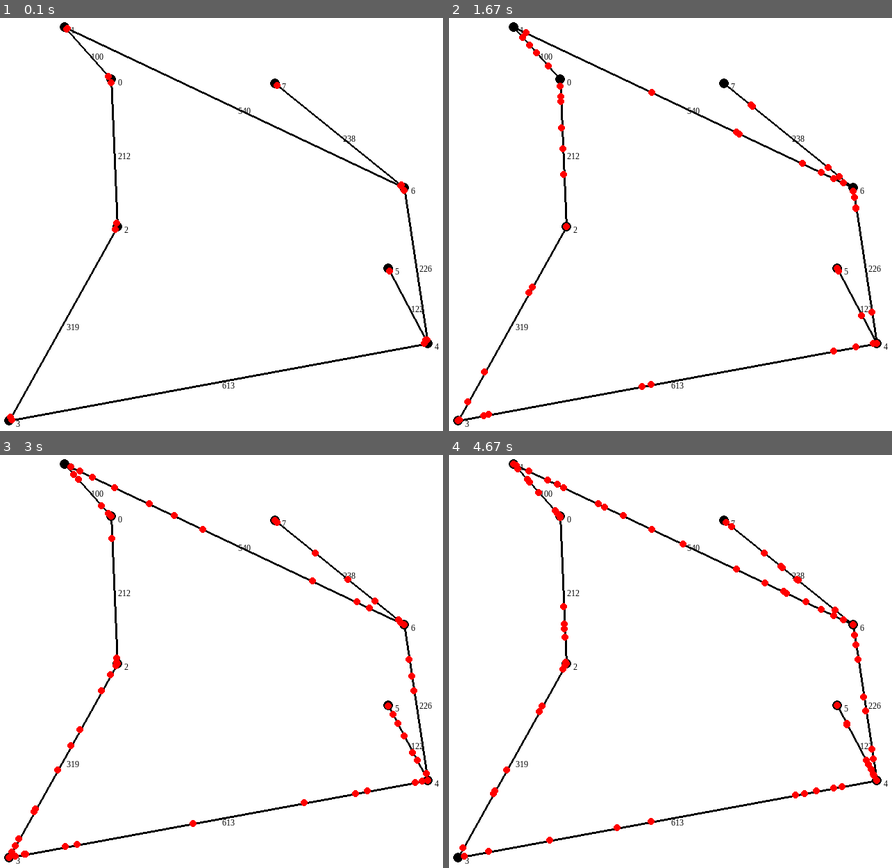
Above: before the commit, frames 1-4 (two rows, left to right).
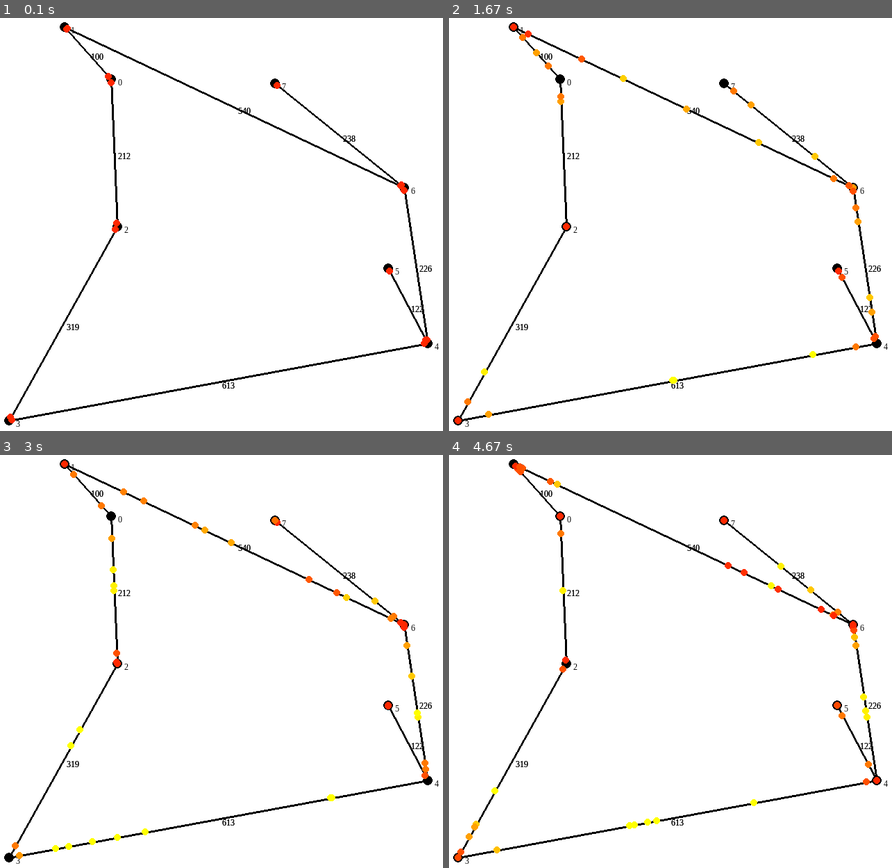
Above: after the commit, the same moments.

Repository: Ickaser/car-graph-viz
Game: pygame game, started from main_pygame.py
Same seed, same stepped clock (60 frames per second), same inputs: the game is played once before the commit and once after it.
Inputs:
- Up to frame 1 (0.1 s): no input
- Up to frame 2 (1.67 s): no input
- Up to frame 3 (3 s): no input
- Up to frame 4 (4.67 s): no input

The runs differ from the first frame. In frame 1, 0.4% of the frame differs, in the area x 1-98%, y 1-99%; in frame 2, 1.3%; in frame 3, 1.8%; in frame 4, 2.0%.

Commit message:
Add weights, improve main readability
Weights loosely implemented, but still in need of tuning. Large chunks of main program encapsulated in simple wrapper functions.

Diff:
--- a/cars.py
+++ b/cars.py
@@ -79,6 +79,9 @@
         # vars to update always: atNode, dist, xPos, yPos, coords
         # vars to update at node change: fromCoords, toCoords, length, direction
 
+        if s.graph.weighted:
+            graph.edges[(s.nodeFrom, s.nodeTo)]["population"][s.direction] += 1
+
 
     # equivalence operator (==)
     def __eq__(self, other):
@@ -127,7 +130,6 @@
             self.atNode = True
             self.coords = self.toCoords
             self.xPos, yPos = self.coords
-            self.nodeFrom = self.nodeTo
 
     # generates a new Position object, using a given new node
     def changeNodes(self, newNode):
@@ -137,7 +139,14 @@
         """
         if not self.atNode:
             raise ValueError("A car not at its destination node cannot change destination nodes")
+
+        # if using weighted graph behavior, update numbers of cars along street
+        if self.graph.weighted and self.nodeFrom != self.nodeTo:
+            self.graph.edges[(self.nodeFrom, self.nodeTo)]["population"][self.direction] -= 1
+        self.nodeFrom = self.nodeTo
+
         self.__init__(self.graph, self.nodeTo, newNode, eqTol=self.eqTol)
+
 
 
 
@@ -150,16 +159,17 @@
     """
     Simulates a car moving along the graph.
     graph argument: a fully built graph. Will be stored by reference in the car's data
-    randomBehavior:
+    randomBehavior: Defaults to True. If false, should have goal. Not yet implemented.
     startGiven: defaults to False. If false, randomly generates starting position
+    accel: sets an overall acceleration, which serves as base for car velocity
     position: defaults to 0, not used. If startGiven True, should be an instance of Position class.
     """
-    def __init__(self, graph, startGiven = False, randomBehavior = True, pos = 0):
+    def __init__(self, graph, startGiven = False, randomBehavior = True, accel = 5, pos = 0):
 
         self.graph = graph
         self.randomBehavior = randomBehavior
         self.pos = pos
-        self.accel = 5
+        self.accel = accel
 
         if not randomBehavior:
             # TODO
@@ -178,7 +188,7 @@
         # also get speed limit info from graph, store that; end the method here
         if self.pos.atNode:
             self.pos.changeNodes(np.random.choice(self.graph.nodes[self.pos.nodeTo]["connect"]))
-            self.speedLimit = self.graph.edges[(self.pos.nodeFrom, self.pos.nodeTo) if self.pos.direction else (self.pos.nodeTo, self.pos.nodeFrom)]["speed"]
+            self.speedLimit = self.graph.edges[(self.pos.nodeFrom, self.pos.nodeTo)]["speed"]
             return
 
         # along edge: update velocity, then move that far along edge
@@ -186,6 +196,10 @@
 
         # distance required to decelerate completely
         decelerate = self.accel * sum(range(int(self.velocity/self.accel+1)))
+
+        # if using weighted graph behavior, fetch weighted speed limit at each update
+        if self.graph.weighted:
+            self.speedLimit = self.graph.edges[(self.pos.nodeFrom, self.pos.nodeTo)]["weighted speed"][self.pos.direction]
 
         # if car has room to decelerate later, accelerate up to speed limit
         if self.pos.toNext > self.velocity + self.accel +  decelerate:
--- a/graphGen.py
+++ b/graphGen.py
@@ -4,8 +4,18 @@
 import numpy as np
 
 class Graph:
+    """
+    Implements a graph with connections; stores a dictionary for each node and edge,
+    which allows properties of the node and edge to be saved and modified. \n
+    Init arguments: \n
+    nodes: number of nodes on the graph (required, as currently implemented) \n
+    xml: defaults to False. If True, imports graph structure from xml file (not yet implemented). \n
+    weighted: defaults to False. If True, interacts with Position class in cars.py to keep track of number of cars
+    along given edge of the graph, taking direction into account as well
+    """
 
-    def __init__(self, nodes, xml = False):
+
+    def __init__(self, nodes, xml = False, weighted = False):
         # create a list, with an empty dict for each node
         if xml:
             #do something else to import information from xml
@@ -14,6 +24,8 @@
         self.nodes = [{"coords":(), "connect":[]} for i in range(self.size)]
         # for the edges, create a dict of dicts
         self.edges = {}
+
+        self.weighted = weighted
 
 
     def connect(self, point1, point2):
@@ -27,22 +39,29 @@
 
         #create main edge data structure
         #sort two point indices, check if there is already an edge between them, use tuple of indices as key for dict
-        if point1 < point2:
-            nodeNums = (point1, point2)
-        elif point2 < point1:
-            nodeNums = (point2, point1)
-        else:
-            print("Cannot connect a node to itself.")
-            pass
+        nodeNumsUp = (point1, point2)
+        nodeNumsDown = (point2, point1)
+        if point1 == point2:
+            raise ValueError("Cannot connect a node to itself.")
 
-        if nodeNums in self.edges:
+        if nodeNumsUp in self.edges:
             print("Edge already exists.")
             pass
+        # if input is good, this is desired result:
+        # references both orderings of points to same dictionary for the edge
         else:
-            self.edges[nodeNums] = {"length":0}
+            self.edges[nodeNumsUp] = {"length":0}
+            self.edges[nodeNumsDown] = self.edges[nodeNumsUp]
+
+            # if using weighted behavior, set an attribute of dictionary for tracking number of cars on street
+            # list has two items: one for each direction on the edge
+
+            if self.weighted:
+                self.edges[nodeNumsUp]["population"] = [0, 0]
 
 
         # edge structure: dict of dicts, first is keyed by connected nodes and second is keyed by attributes of edge
+        # ordering of node indices in outer dict keys doesn't matter
 
     def makeCoords8nodes(self, pixels):
         """
@@ -108,6 +127,23 @@
     def genEdgeSpeeds(self):
         """
         Randomly assigns speed limits for all edges. Ints between 30 and 70.
+        If using weighted behavior, assigns street capacities as well: 3 * (1, 2, 3, 4)
+        Street capacities and weighting behavior should be reviewed and updated to make the model better
         """
         for i in self.edges.keys():
             self.edges[i]["speed"] = np.random.randint(30, 71)
+
+            if self.weighted:
+                self.edges[i]["weighted speed"] = [self.edges[i]["speed"], self.edges[i]["speed"] ]
+                self.edges[i]["capacity"] = np.random.randint(1, 5) * 3
+
+
+    def updateWeights(self):
+        if not self.weighted:
+            raise ValueError("Only call updateWeights if using weighted behavior.")
+        for i in self.edges.keys():
+            for d in (0, 1):
+                if self.edges[i]["population"][d] > self.edges[i]["capacity"]:
+                    self.edges[i]["weighted speed"][d] = self.edges[i]["speed"] - 5 * (self.edges[i]["population"][d] - self.edges[i]["capacity"])
+                    if self.edges[i]["weighted speed"][d] < 5:
+                        self.edges[i]["weighted speed"][d] = 5
--- a/main_pygame.py
+++ b/main_pygame.py
@@ -7,66 +7,33 @@
 
 def main():
 
-    # initialize pygame
-    pygame.init()
-    # set up the top bar of the window
-    logo = pygame.image.load("32x32CNRIIA.jpg")
-    pygame.display.set_icon(logo)
-    pygame.display.set_caption("macchine che muovono")
+    # window size to be used by pygame
+    # gets used in a number of functions, as it turns out
+    size = (800, 800)
+    # configurable values used when generating cars
+    carsNum = 60
+    stepsNum = 1
 
-    # window size to be used by pygame
-    size = (800, 800)
+    start_pygame()
 
-    # create/import the graph
-    # TODO: encapsulate this better
+    graph = graphGen.Graph(8, weighted=True)
+    graph_init(graph, size)
 
-    graph = graphGen.Graph(8)
-    graph.makeCoords8nodes(size)
-    graph.calcEdgeLengths()
-    graph.genEdgeSpeeds()
+    #create cars: random style
+    # TODO: nonrandom cars & goals
+    carList = [cars.Car(graph, randomBehavior = True, accel = 5) for i in range(carsNum)]
 
-    #create a car: random style
-    # TODO create multiple cars, organized goals
-    carsNum = 100
-    stepsNum = 1
-    carList = [cars.Car(graph) for i in range(carsNum)]
-
-
-    # draw the map (TODO: encapsulate this better)
+    # draw the map
     map = pygame.Surface(size)
-    WHITE = pygame.Color("white")
-    BLACK = pygame.Color("black")
-    RED = pygame.Color("red")
-    map.fill(WHITE)
-    font = pygame.freetype.SysFont("Times New Roman", 12)
-
-    # drawing the map: this portion is specified to graphGen's graph structure
-    for i, n in enumerate(graph.nodes):
-        pygame.draw.circle(map, BLACK, n["coords"], 7)
-        font.render_to(map, (n["coords"][0] + 10, n["coords"][1]), str(i), pygame.Color("black"))
-
-    pygame.freetype.init()
-
-
-    for e in graph.edges.keys():
-        lineArea = pygame.draw.line(map, BLACK, graph.nodes[e[0]]["coords"], graph.nodes[e[1]]["coords"], 3)
-
-
-        # label all of the edge lengths
-        font.render_to(map, (lineArea.centerx + 5, lineArea.centery), str(int(graph.edges[e]["length"])))
-
-
-
-
+    draw_map(graph, map)
 
     # create a window with the above specified size
     screen = pygame.display.set_mode(size)
 
     # copy the map as drawn to the window, update the display
+    # Start a list called dirtyRects: used below with pygame.display.update to avoid redrawing the whole screen every time
     dirtyRects = [screen.blit(map, (0, 0))]
     pygame.display.flip()
-
-
 
     # variable for controlling the main() loop
     running = True
@@ -74,7 +41,7 @@
     # pygame Clock object for controlling the framerate and update speed
     clock = pygame.time.Clock()
 
-    # loop main
+    # main loop
     while running:
 
         # event handling: get all events since previous loop
@@ -86,33 +53,96 @@
                 running = False
 
         # update system state
-        for step in range(stepsNum):
-            for car in carList:
-                car.updatePosition()
+        update_system(stepsNum, carList, graph)
 
 
         # draw system to screen
-        # TODO: wrap this
-
-        # draw the map again, to overwrite old car positions
-        screen.blit(map, (0, 0))
-
-        # Draw car to the screen
-        # Keeps a list of areas of the screen which have been updated
-        for car in carList:
-            dirtyRects.append(pygame.draw.circle(screen, RED, car.pos.coords, 5))
-
-
-        # update the parts of the screen which have changed
-        pygame.display.update(dirtyRects[-carsNum*2:] )
+        update_screen(screen, map, carList, dirtyRects)
 
         # tick the system clock
         clock.tick(20) #framerate of 20 fps
 
+# -----------------------------------------------------
+# Encapsulation functions (just to make the main more readable)
+
+def start_pygame():
+    """
+    Encapsulates the functions which initialize a pygame window.
+    """
+
+    # initialize pygame
+    pygame.init()
+    # set up the top bar of the window
+    logo = pygame.image.load("32x32CNRIIA.jpg")
+    pygame.display.set_icon(logo)
+    pygame.display.set_caption("macchine che muovono")
+
+    # stat pygame's typesetting system
+    pygame.freetype.init()
+
+def graph_init(graph, size):
+    """
+    Encapsulates the functions which initialize the graph.
+    Takes window size as an argument.
+    """
+
+    # create/import the graph
+    # TODO: encapsulate this better
+
+    graph.makeCoords8nodes(size)
+    graph.calcEdgeLengths()
+    graph.genEdgeSpeeds()
+
+def draw_map(graph, map):
+    """
+    Encapsulates the functions which draw the map to a pygame Surface object.
+    Takes the graph and a pygame Surface object as arguments.
+    """
+
+    WHITE = pygame.Color("white")
+    BLACK = pygame.Color("black")
+    RED = pygame.Color("red")
+    map.fill(WHITE)
+    font = pygame.freetype.SysFont("Times New Roman", 12)
+
+    # drawing the map: this portion is specified to graphGen's graph structure
+    for i, n in enumerate(graph.nodes):
+        pygame.draw.circle(map, pygame.Color("black"), n["coords"], 7)
+        font.render_to(map, (n["coords"][0] + 10, n["coords"][1]), str(i), pygame.Color("black"))
 
 
-        #
 
+    for e in graph.edges.keys():
+        lineArea = pygame.draw.line(map, pygame.Color("black"), graph.nodes[e[0]]["coords"], graph.nodes[e[1]]["coords"], 3)
+
+
+        # label all of the edge lengths
+        font.render_to(map, (lineArea.centerx + 5, lineArea.centery), str(int(graph.edges[e]["length"])))
+
+
+def update_system(stepsNum, carList, graph):
+    for step in range(stepsNum):
+        if graph.weighted:
+            graph.updateWeights()
+        for car in carList:
+            car.updatePosition()
+
+def update_screen(screenObj, mapObj, carList, dirtyRects):
+
+    # draw the map again, to overwrite old car positions
+    screenObj.blit(mapObj, (0, 0))
+
+    # Draw cars to the screen
+    # Keeps a list of areas of the screen which have been updated
+    for car in carList:
+        dirtyRects.append(pygame.draw.circle(screenObj, pygame.Color(255, car.velocity*8 if car.velocity*8 < 255 else 255, 0, 255), car.pos.coords, 5))
+
+
+    # update the parts of the screen which have changed
+    dirtyRects = dirtyRects[-len(carList)*2:]
+    pygame.display.update(dirtyRects)
+
+# -------------------------------------------------
 
 if __name__=="__main__":
     main()
Not shown, changed: README.md
